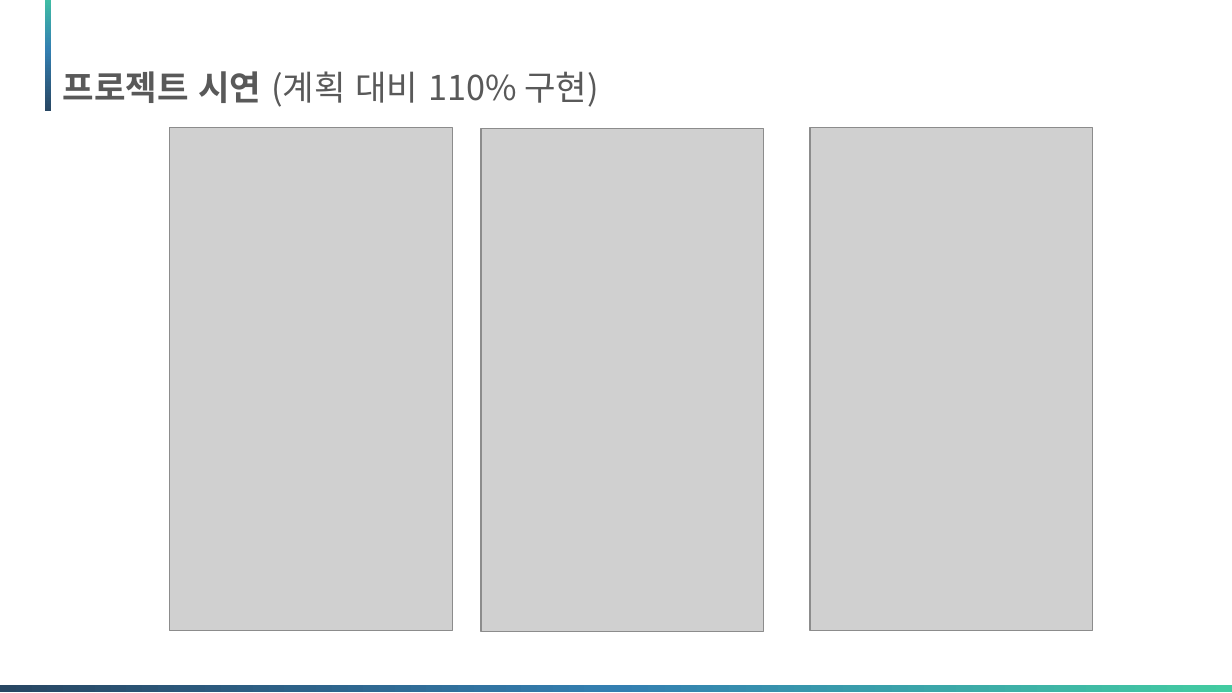
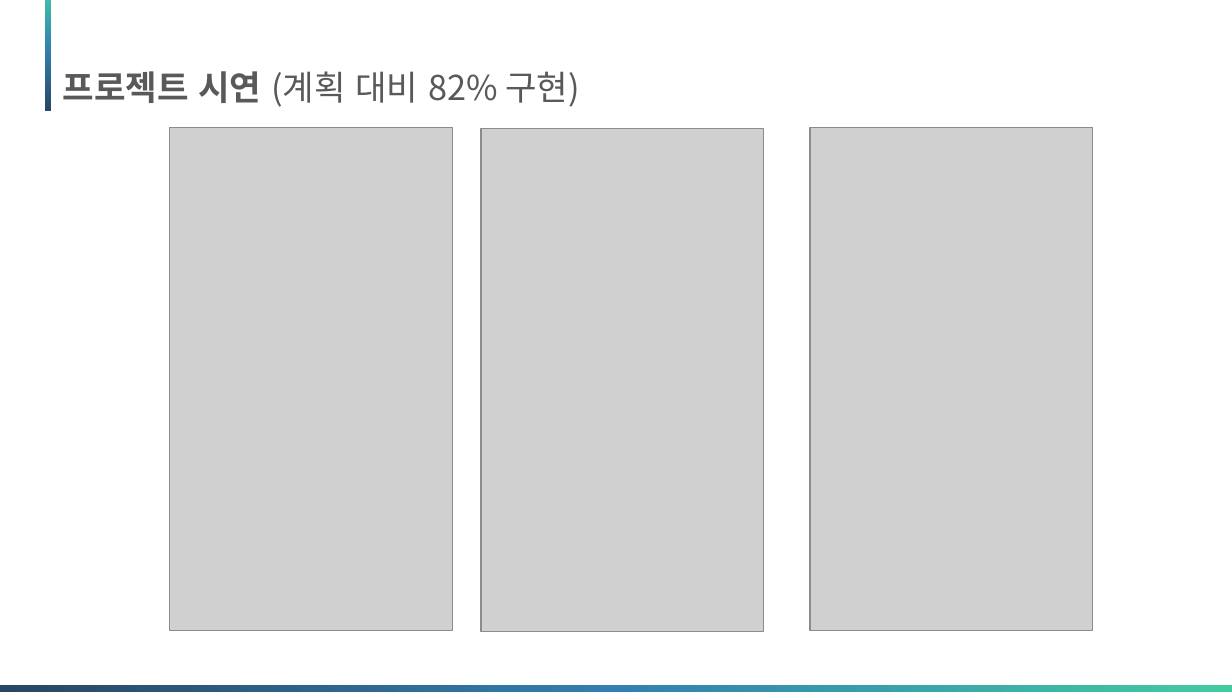
Before and after one commit to Matrix-ERPSolution/Matrix-Webapp, a slide deck: slide 32 of Matrix_presentation.pptx. Drawn at 1232x693 pixels with LibreOffice and Linux fonts; fonts in the diff are those of the drawing; grey boxes stand for pictures; background and template pictures are left out. Boxes give left, top, right and bottom in pixels: in the first picture for what was removed or moved away, otherwise in the second. Text is boxed around its words. In the diff, an @@ line names an element or a change of style, - is before the commit and + after.

```diff
--- a/Matrix_presentation.pptx
+++ b/Matrix_presentation.pptx
@@ text at bbox=[63, 71, 580, 107]: text changed @@
-프로젝트 시연 (계획 대비 110% 구현)
+프로젝트 시연 (계획 대비 82% 구현)
```
Also in this commit, not shown: 1 other slide changed, 2 other files.
